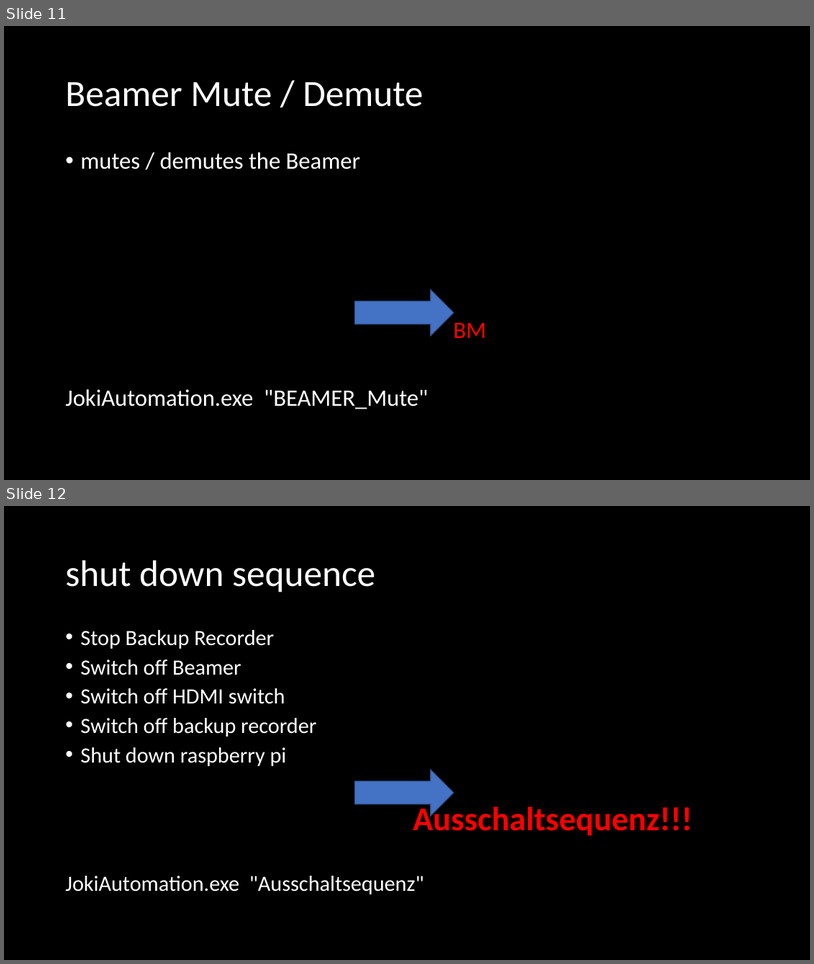
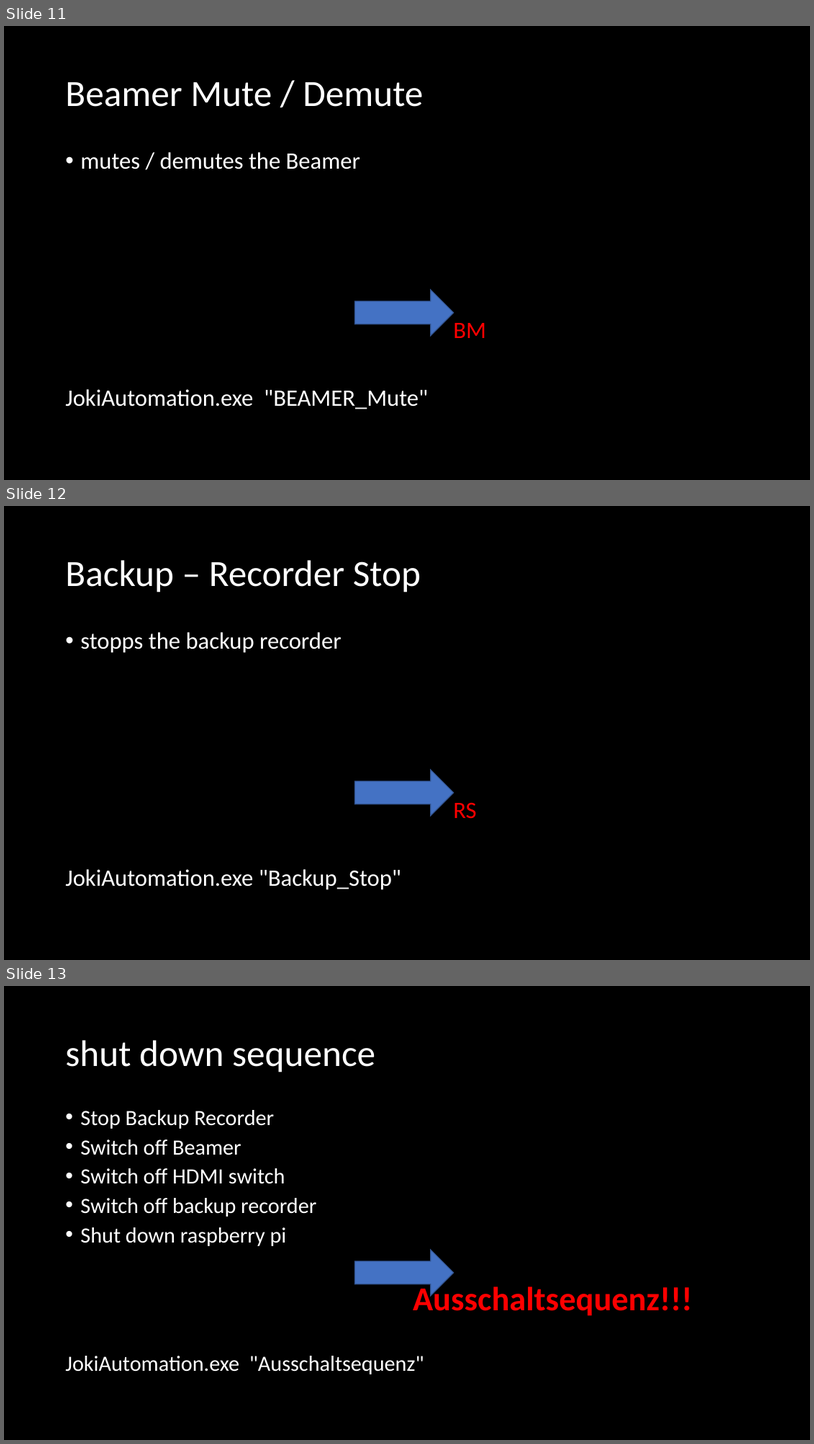
Before and after one commit to Geierwally-xD/JokiAutomation, a slide deck: docu/JoKiAutomationTemplate.pptx. Shown one above the other, each under a label of ours: slides 11 and 12 before the commit, slides 11, 12 and 13 after it. The pictures are 814x964 and 814x1444 pixels, drawn with LibreOffice and Linux fonts; fonts in the diff are those of the drawing. Boxes give left, top, right and bottom in pixels: in the first picture for what was removed or moved away, otherwise in the second. Text is boxed around its words. In the diff, an @@ line names an element or a change of style, - is before the commit and + after.

Commit message:
new sequences mute beamer and stopp backuprecorder

```diff
--- a/docu/JoKiAutomationTemplate.pptx
+++ b/docu/JoKiAutomationTemplate.pptx
@@ slide 12 added at <box>4,506,810,960</box>, background #000000 @@
@@ title added at <box>65,560,421,592</box>, 44 pt, text #FFFFFF @@
+Backup – Recorder Stop
@@ text added at <box>65,632,476,890</box>, 28 pt, text #FFFFFF @@
+• stopps the backup recorder
+RS
+JokiAutomation.exe "Backup_Stop"
@@ right arrow added at <box>355,770,453,816</box>, fill #4472C4, outline #325491 1 pt @@
@@ what was slide 12 is now slide 13 @@
```
Also in this commit, not shown: 7 other files.
